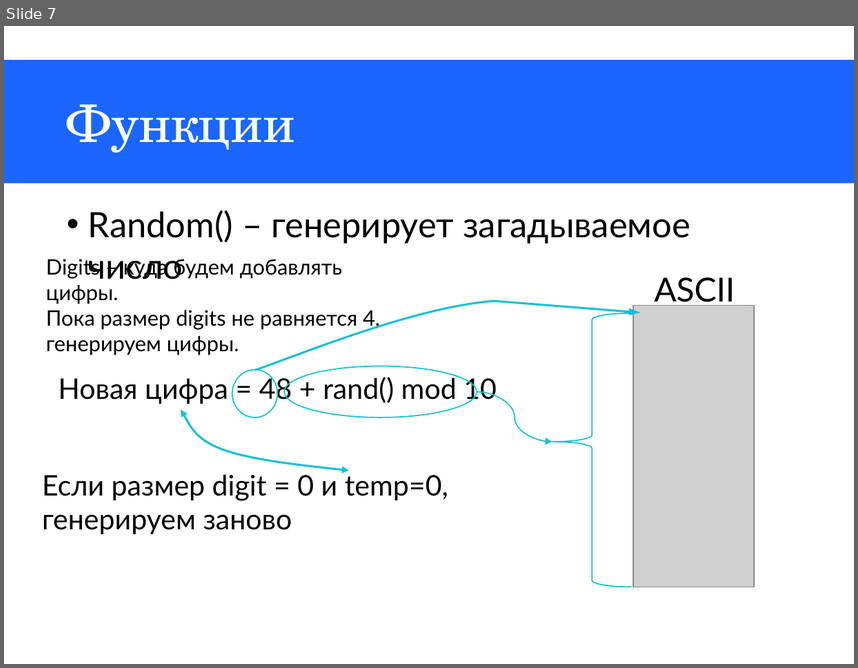
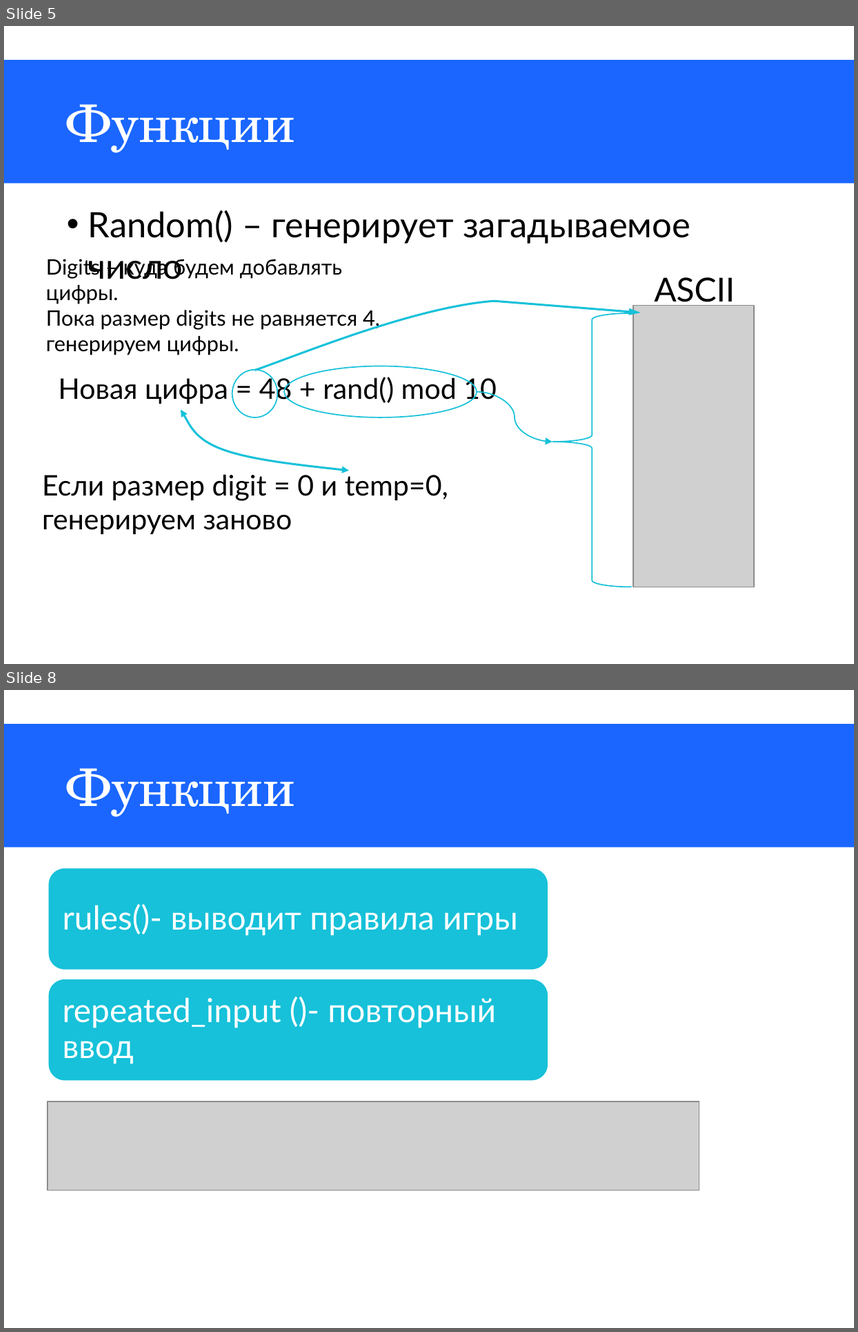
Before and after one commit to MineMoon/BullsAndCows, a slide deck: BullsAndCows.pptx. Shown one above the other, each under a label of ours: slide 7 before the commit, slides 5 and 8 after it; the slides between them are not shown. The pictures are 858x668 and 858x1332 pixels, drawn with LibreOffice and Linux fonts; fonts in the diff are those of the drawing; grey boxes stand for pictures. Boxes give left, top, right and bottom in pixels: in the first picture for what was removed or moved away, otherwise in the second. Text is boxed around its words. In the diff, an @@ line names an element or a change of style, - is before the commit and + after.

```diff
--- a/BullsAndCows.pptx
+++ b/BullsAndCows.pptx
@@ slide 8 added at [4,690,854,1328], background #FFFFFF; not listed: 1 template element that a slide beside it also shows @@
@@ title added at [67,768,295,817], 44 pt, text #FFFFFF @@
+Функции
@@ group added at [47,867,549,1082]: 2 rounded rectangles, 2 texts @@
+rules()- выводит правила игры
+repeated_input ()- повторный ввод
@@ picture added at [47,1101,700,1190] @@
@@ what was slide 7 is now slide 5 @@
```
Also in this commit, not shown: 4 slides changed, 11 other slides added, 2 slides removed, 3 other files.
